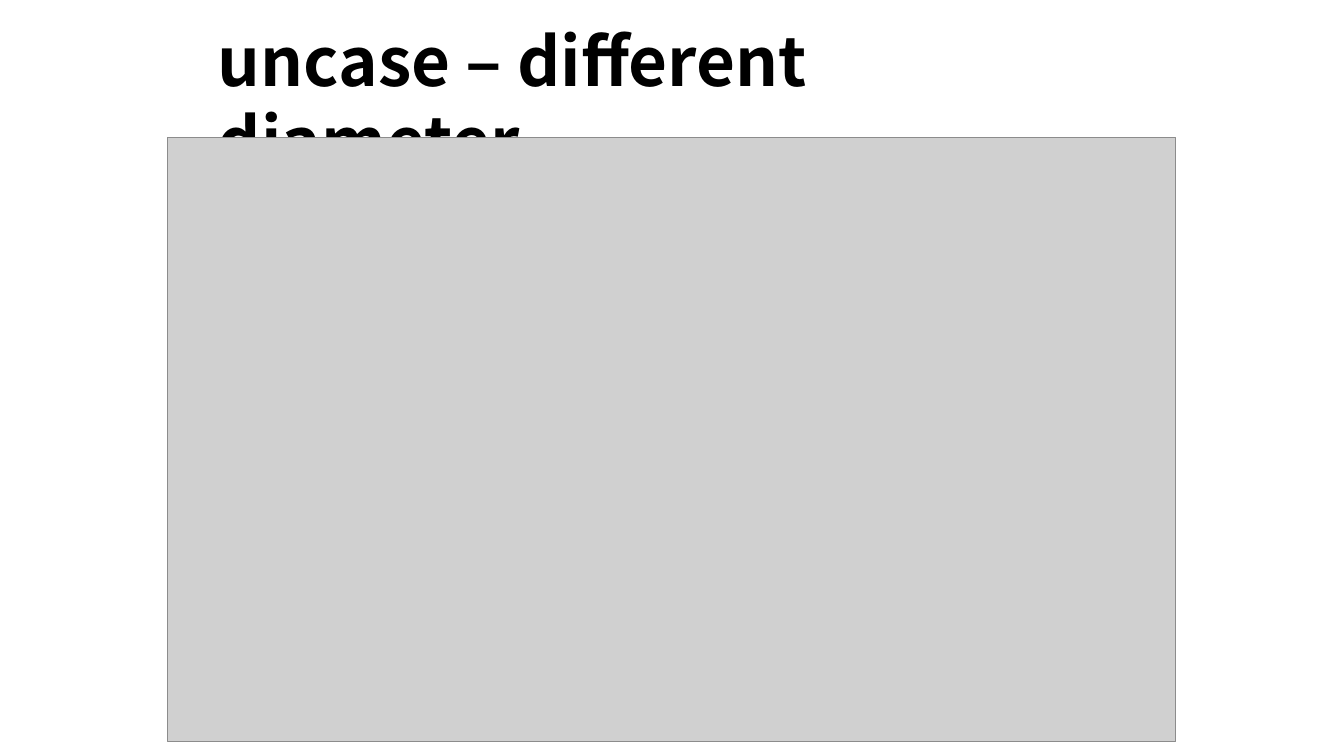
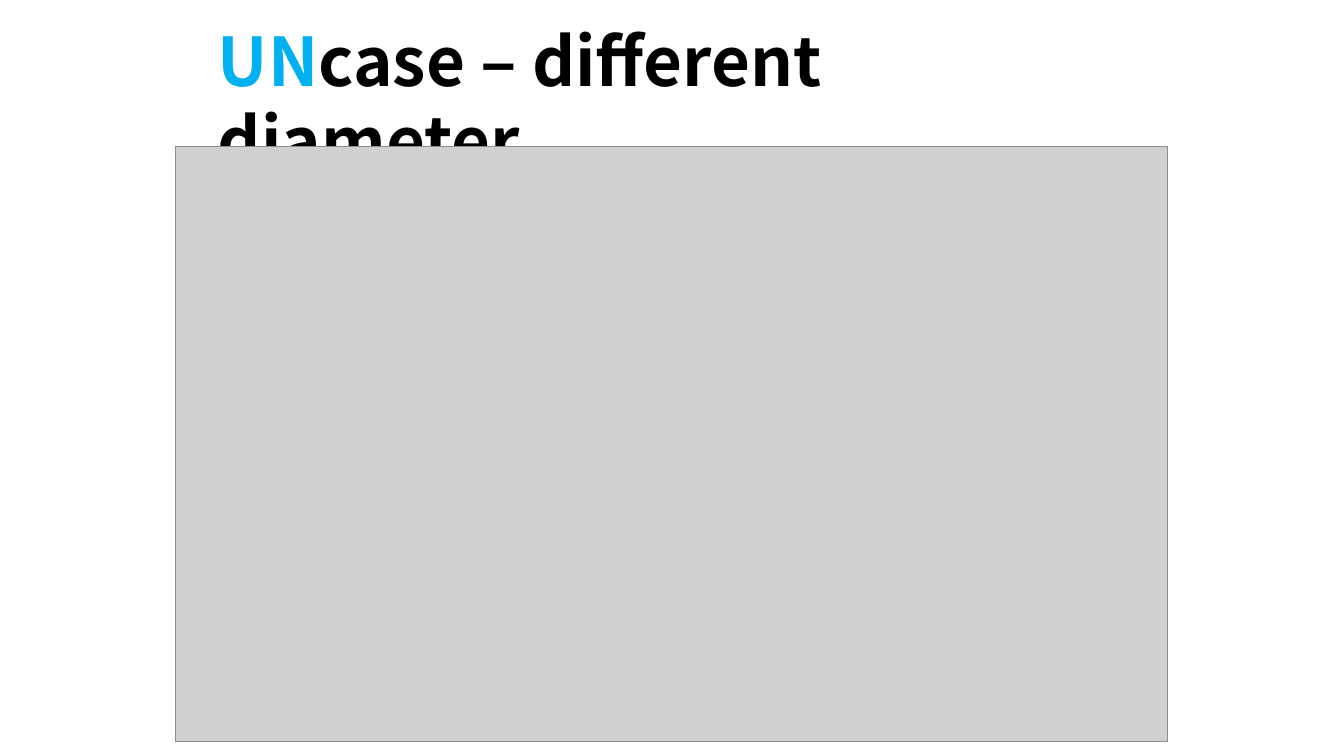
Before and after one commit to ominseo5/robotory_SoftFinger, a slide deck: slide 17 of LabLog.pptx. Drawn at 1344x756 pixels with LibreOffice and Linux fonts; fonts in the diff are those of the drawing; grey boxes stand for pictures. Boxes give left, top, right and bottom in pixels: in the first picture for what was removed or moved away, otherwise in the second. Text is boxed around its words. In the diff, an @@ line names an element or a change of style, - is before the commit and + after.

Commit message:
0809 var-diameter exp completed

```diff
--- a/LabLog.pptx
+++ b/LabLog.pptx
@@ text at [218, 31, 821, 147]: text changed @@
-uncase – different diameter
+UNcase – different diameter
@@ picture: place and size @@
-picture at [168, 137, 1177, 742]
+picture at [176, 146, 1169, 742]
```
Also in this commit, not shown: 14 other slides changed, 7 other files.
